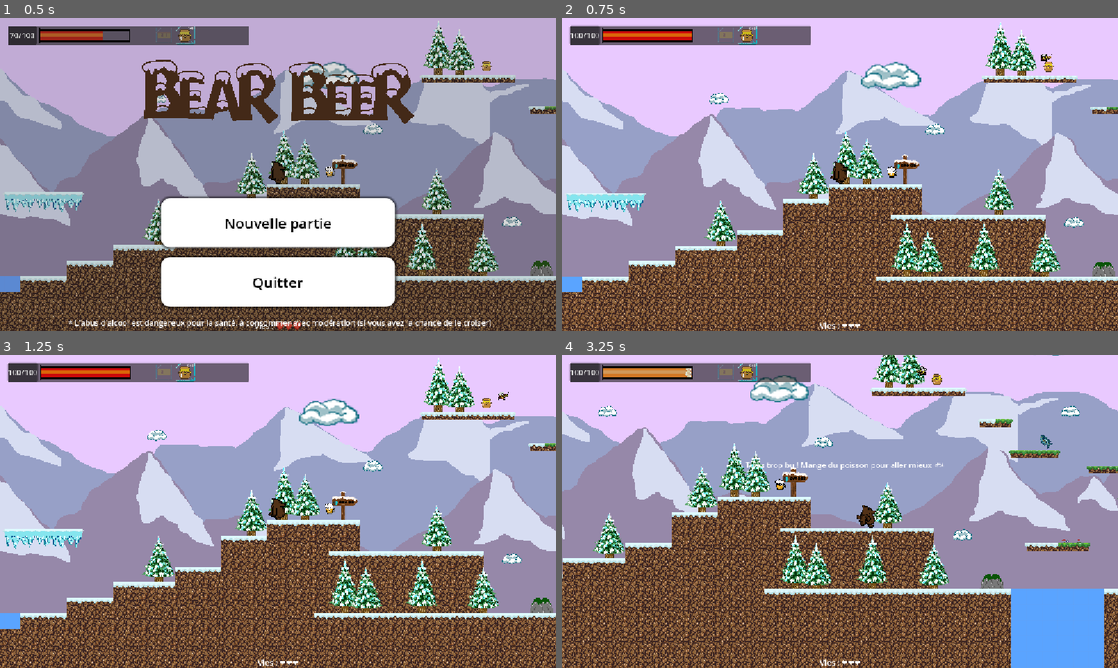
Above: before the commit, frames 1-4 (two rows, left to right).
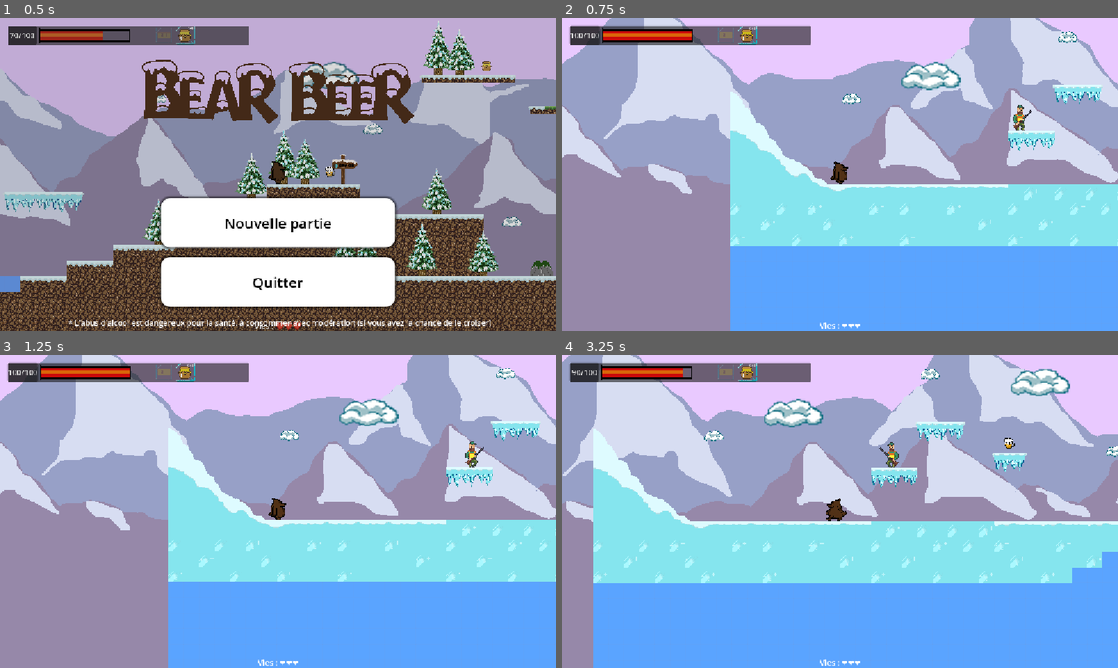
Above: after the commit, the same moments.

Repository: Oozudex/GameJam-BearBeer
Game: Godot game, scene res://Scene/main_menu.tscn
Two runs of this game, one before a commit and one after it. Both use one fixed random seed, a clock stepped at 60 frames per second and the inputs below.
Inputs:
- Up to frame 1 (0.5 s): no input
- Up to frame 2 (0.75 s): click "Nouvelle partie" at 0.5 s
- Up to frame 3 (1.25 s): no input
- Up to frame 4 (3.25 s): hold Right (ui_right) 1.28-2.78 s; tap Space (jump) at 1.52, 2.27 s; hold Left (ui_left) from 2.78 s (still down)

Frame 1 is identical in both runs. In frame 2, 68% of the frame differs, in the area x 0-100%, y 0-100%; in frame 3, 68%; in frame 4, 71%.

Commit message:
Player au debut de la game

Diff:
--- a/Scene/game_dev.tscn
+++ b/Scene/game_dev.tscn
@@ -571,7 +571,7 @@
 
 [node name="Player" parent="." node_paths=PackedStringArray("temperature_ui") instance=ExtResource("5_crvqk")]
 light_mask = 2
-position = Vector2(5528, -33)
+position = Vector2(5.000002, -2)
 scale = Vector2(1.5199995, 1.5199995)
 temperature_ui = NodePath("../HUD/Root/Panel/HBoxContainer/TemperatureUI")
 
